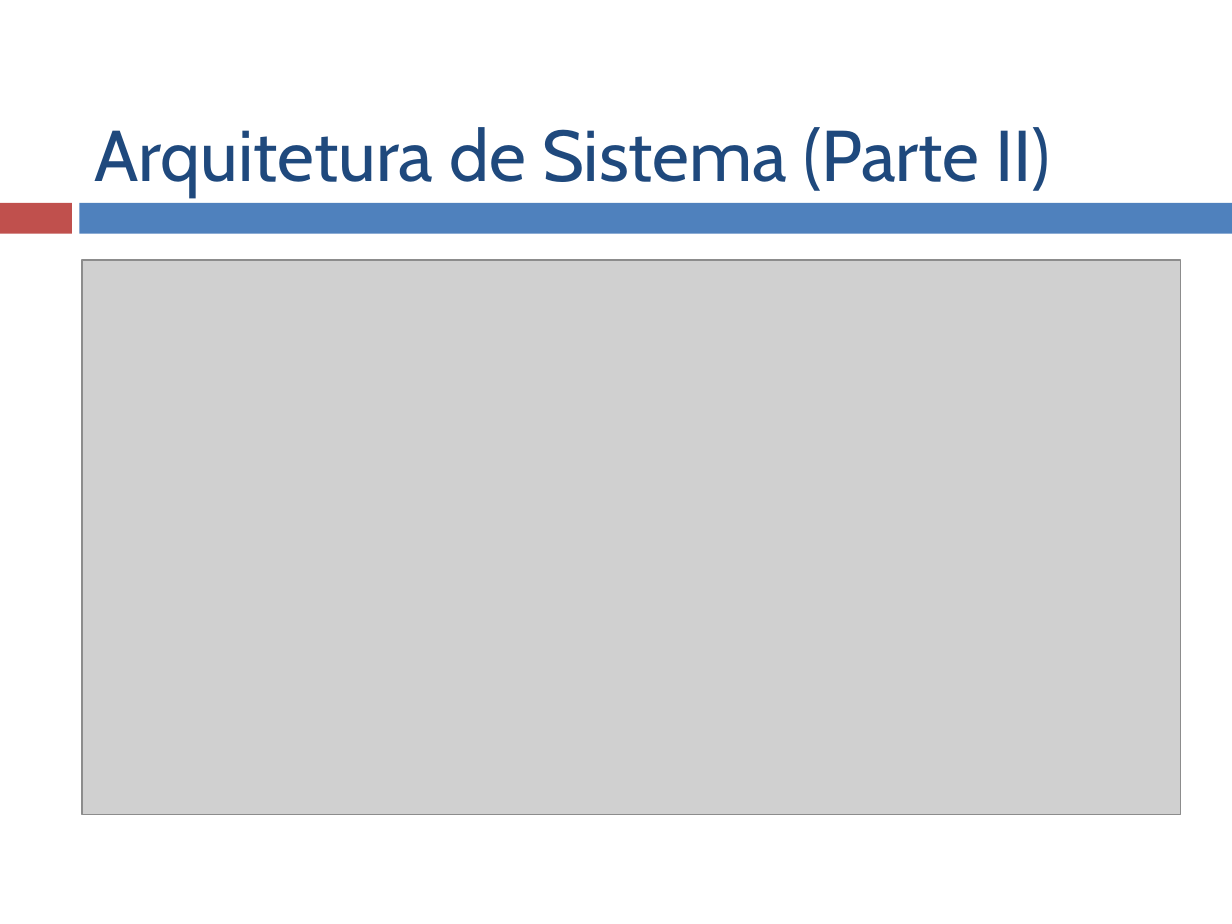
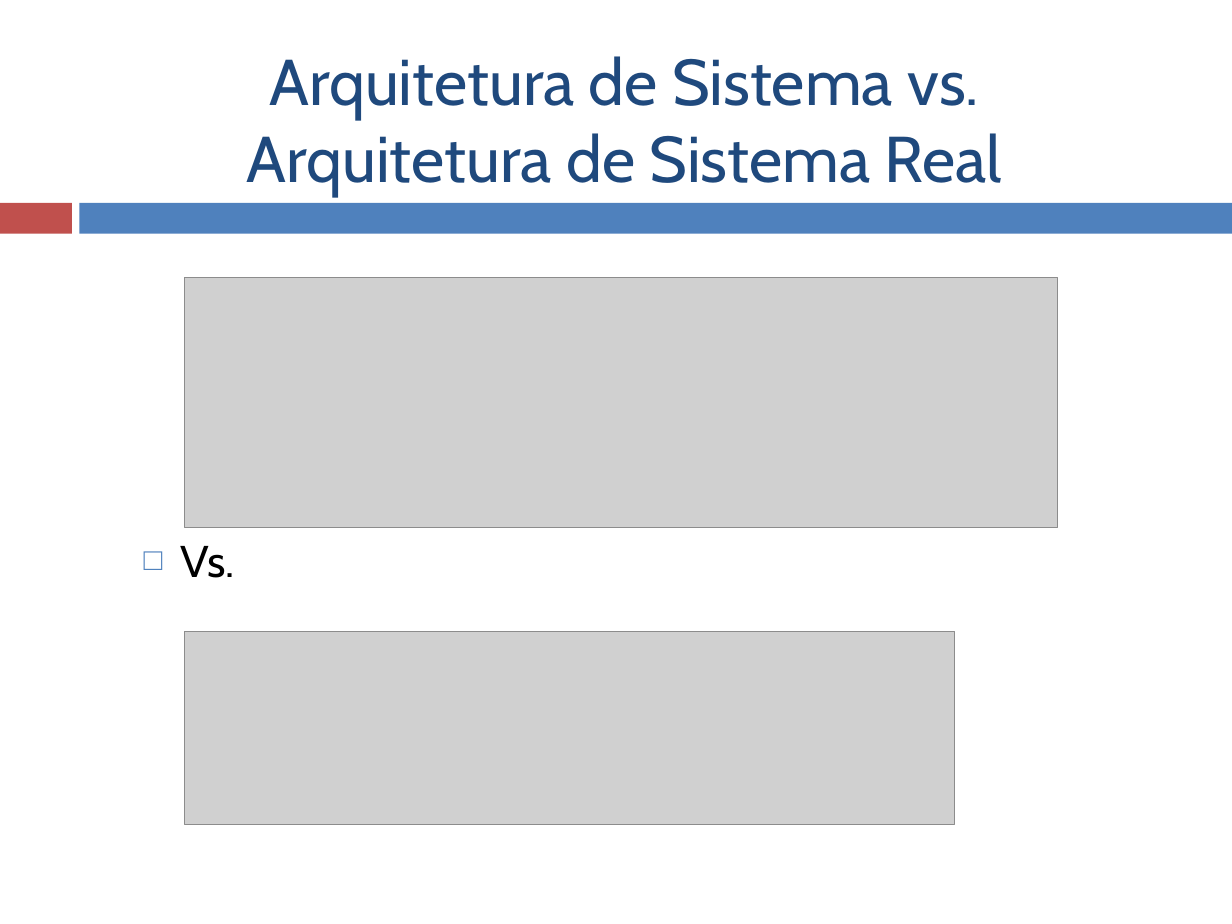
Before and after one commit to 1150285/NodeJs, a slide deck: slide 3 of documents/T1_Restify.pptx. Drawn at 1232x924 pixels with LibreOffice and Linux fonts; fonts in the diff are those of the drawing; grey boxes stand for pictures. Boxes give left, top, right and bottom in pixels: in the first picture for what was removed or moved away, otherwise in the second. Text is boxed around its words. In the diff, an @@ line names an element or a change of style, - is before the commit and + after.

```diff
--- a/documents/T1_Restify.pptx
+++ b/documents/T1_Restify.pptx
@@ title at bbox=[246, 56, 1002, 197]: text changed; size 42 to 37.8 pt @@
-Arquitetura de Sistema (Parte II)
+Arquitetura de Sistema vs.
+Arquitetura de Sistema Real
@@ picture removed at bbox=[83, 260, 1181, 814] @@
@@ picture added at bbox=[185, 277, 1057, 527] @@
@@ text added at bbox=[180, 546, 234, 578], 26 pt, text #000000 @@
+  □ Vs.
@@ picture added at bbox=[185, 631, 955, 824] @@
```
Also in this commit, not shown: 1 other slide changed.
